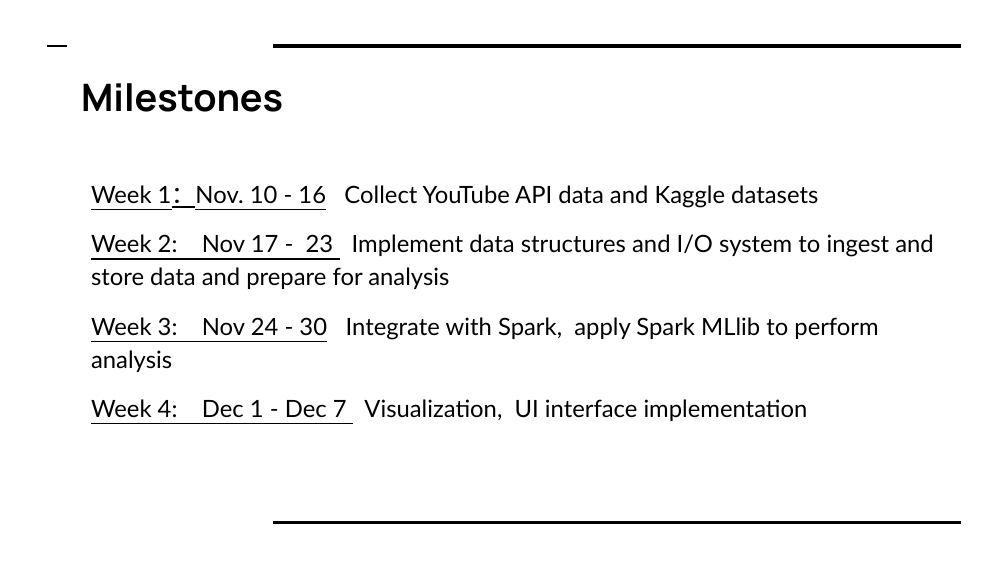
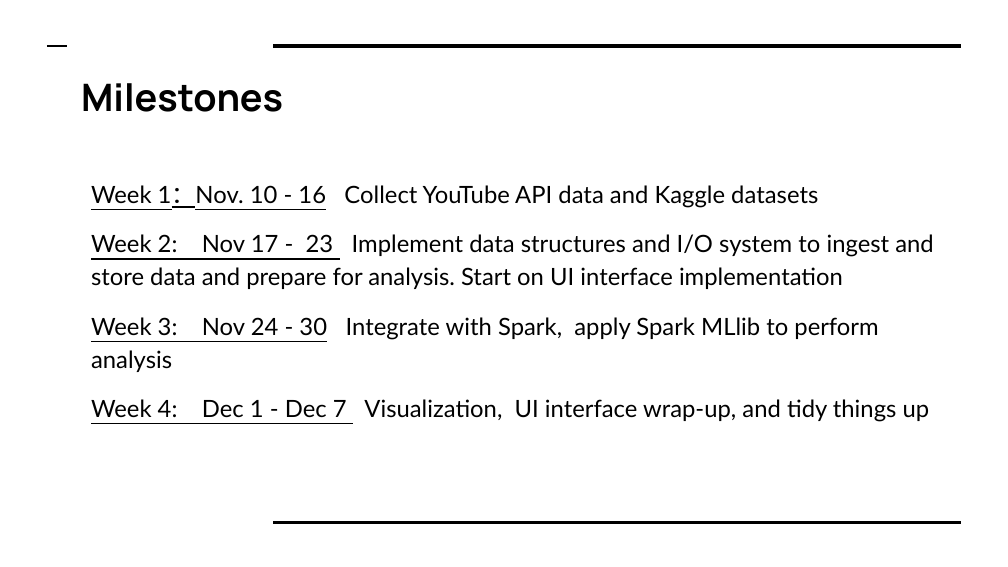
Before and after one commit to wkzhuang/YouTube-Analysis, a slide deck: slide 5 of 7200 Proj Planning Pre - Team 2.pptx. Drawn at 1008x567 pixels with LibreOffice and Linux fonts; fonts in the diff are those of the drawing. Boxes give left, top, right and bottom in pixels: in the first picture for what was removed or moved away, otherwise in the second. Text is boxed around its words. In the diff, an @@ line names an element or a change of style, - is before the commit and + after.

```diff
--- a/7200 Proj Planning Pre - Team 2.pptx
+++ b/7200 Proj Planning Pre - Team 2.pptx
@@ text at [91, 234, 934, 289]: text changed @@
-Week 2: Nov 17 - 23 Implement data structures and I/O system to ingest and store data and prepare for analysis
+Week 2: Nov 17 - 23 Implement data structures and I/O system to ingest and store data and prepare for analysis. Start on UI interface implementation
@@ text at [91, 399, 930, 422]: text changed @@
-Week 4: Dec 1 - Dec 7 Visualization, UI interface implementation
+Week 4: Dec 1 - Dec 7 Visualization, UI interface wrap-up, and tidy things up
```
Also in this commit, not shown: 3 other slides changed.
